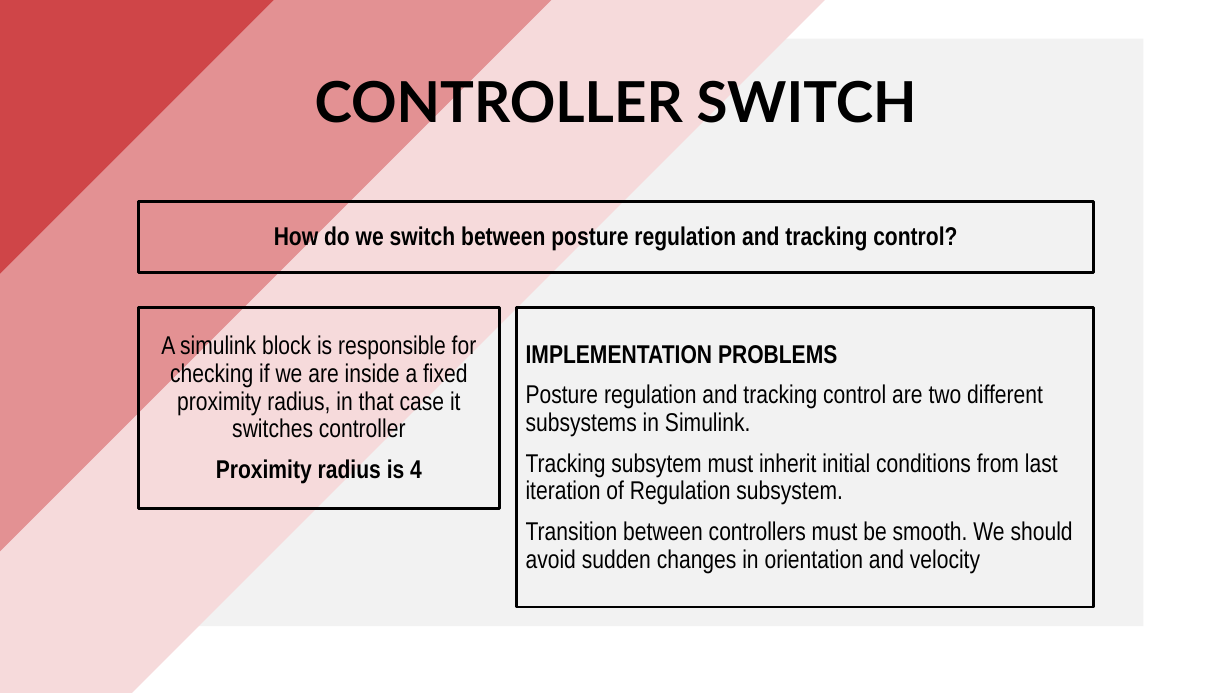
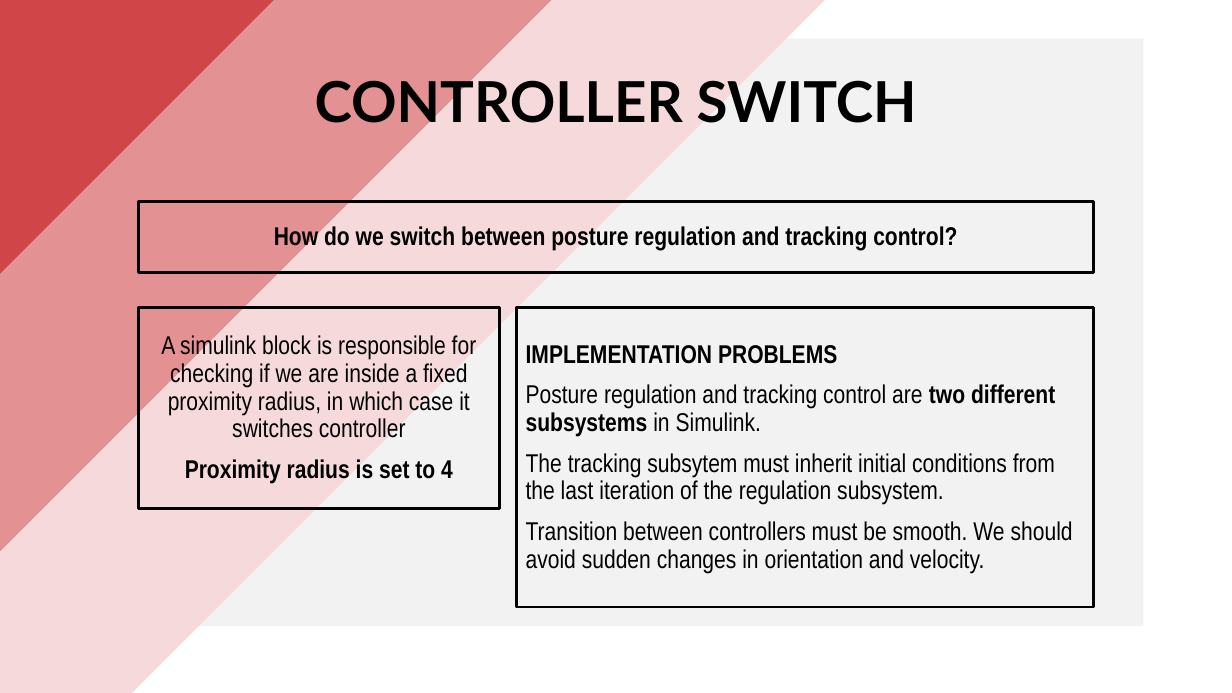
Before and after one commit to PippoGot/R-C2, a slide deck: slide 7 of documentation/presentation.pptx. Drawn at 1232x693 pixels with LibreOffice and Linux fonts; fonts in the diff are those of the drawing. Boxes give left, top, right and bottom in pixels: in the first picture for what was removed or moved away, otherwise in the second. Text is boxed around its words. In the diff, an @@ line names an element or a change of style, - is before the commit and + after.

```diff
--- a/documentation/presentation.pptx
+++ b/documentation/presentation.pptx
@@ text in rectangle at box(161, 333, 477, 484): text changed @@
-A simulink block is responsible for checking if we are inside a fixed proximity radius, in that case it switches controller
-Proximity radius is 4
+A simulink block is responsible for checking if we are inside a fixed proximity radius, in which case it switches controller
+Proximity radius is set to 4
@@ text in rectangle at box(526, 384, 1055, 437): bold on in "two different subsystems" @@
@@ text in rectangle at box(526, 453, 1073, 573): text changed @@
-Tracking subsytem must inherit initial conditions from last iteration of Regulation subsystem.
-Transition between controllers must be smooth. We should avoid sudden changes in orientation and velocity
+The tracking subsytem must inherit initial conditions from the last iteration of the regulation subsystem.
+Transition between controllers must be smooth. We should avoid sudden changes in orientation and velocity.
```
Also in this commit, not shown: 8 other slides changed, 6 slides added, 1 other file.
